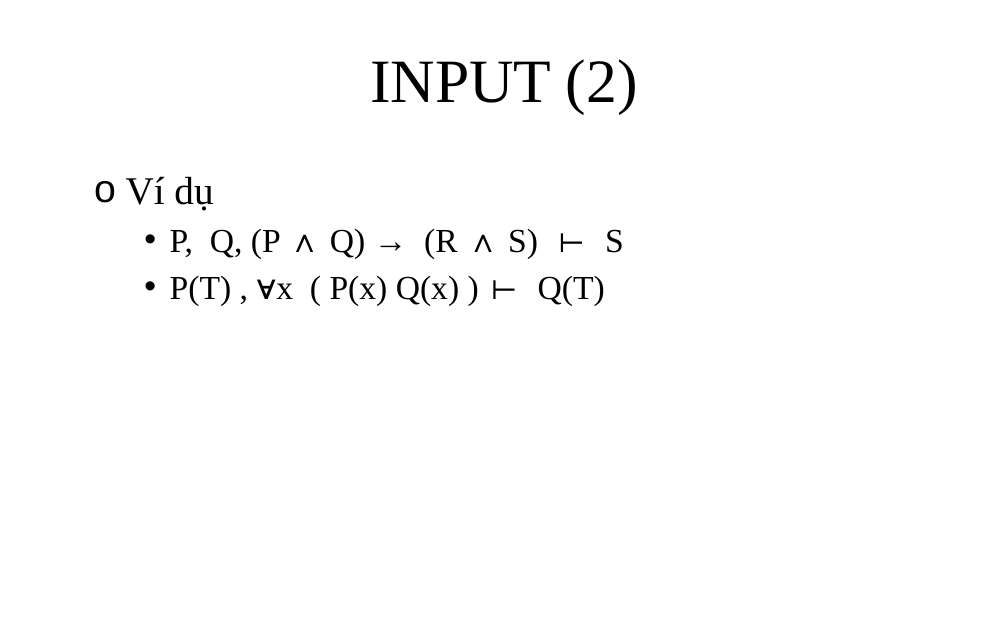
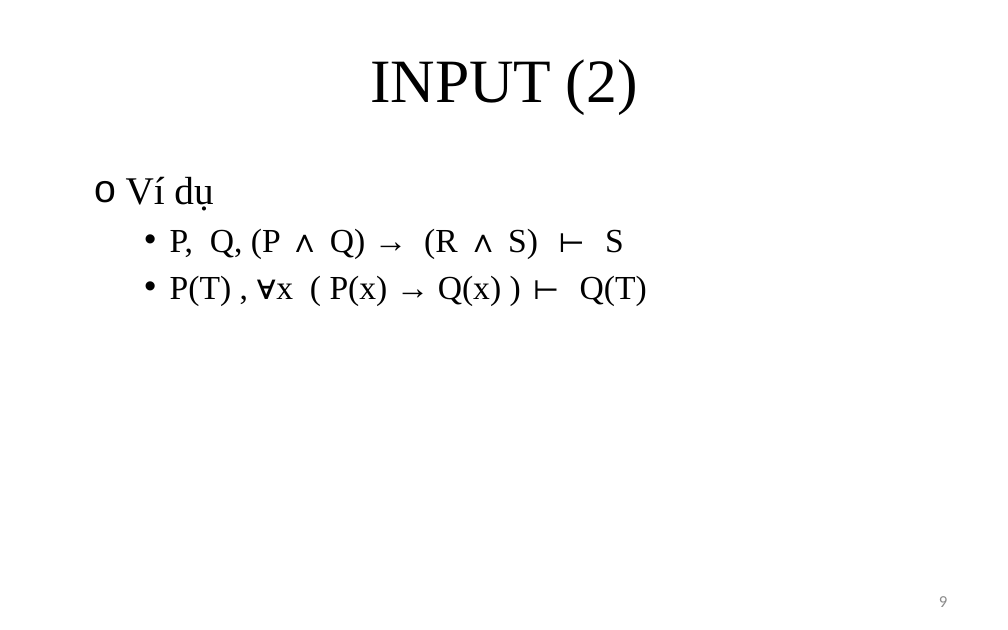
Before and after one commit to giang-rocker/logic, a slide deck: slide 9 of Report/SUY LUẬN TỰ NHIÊN.pptx (slide 8 before the commit). Drawn at 1008x630 pixels with LibreOffice and Linux fonts; fonts in the diff are those of the drawing. Boxes give left, top, right and bottom in pixels: in the first picture for what was removed or moved away, otherwise in the second. Text is boxed around its words. In the diff, an @@ line names an element or a change of style, - is before the commit and + after.

```diff
--- a/Report/SUY LUẬN TỰ NHIÊN.pptx
+++ b/Report/SUY LUẬN TỰ NHIÊN.pptx
@@ text at [170, 276, 647, 305]: text changed @@
-    • P(T) , ∀x ( P(x) Q(x) ) ⊢ Q(T)
+    • P(T) , ∀x ( P(x) → Q(x) ) ⊢ Q(T)
@@ page number added at [939, 596, 947, 607], 12 pt, text #8C8C8C @@
+9
```
Also in this commit, not shown: 23 other slides changed, 11 slides added, 1 slide removed, 7 other files.
